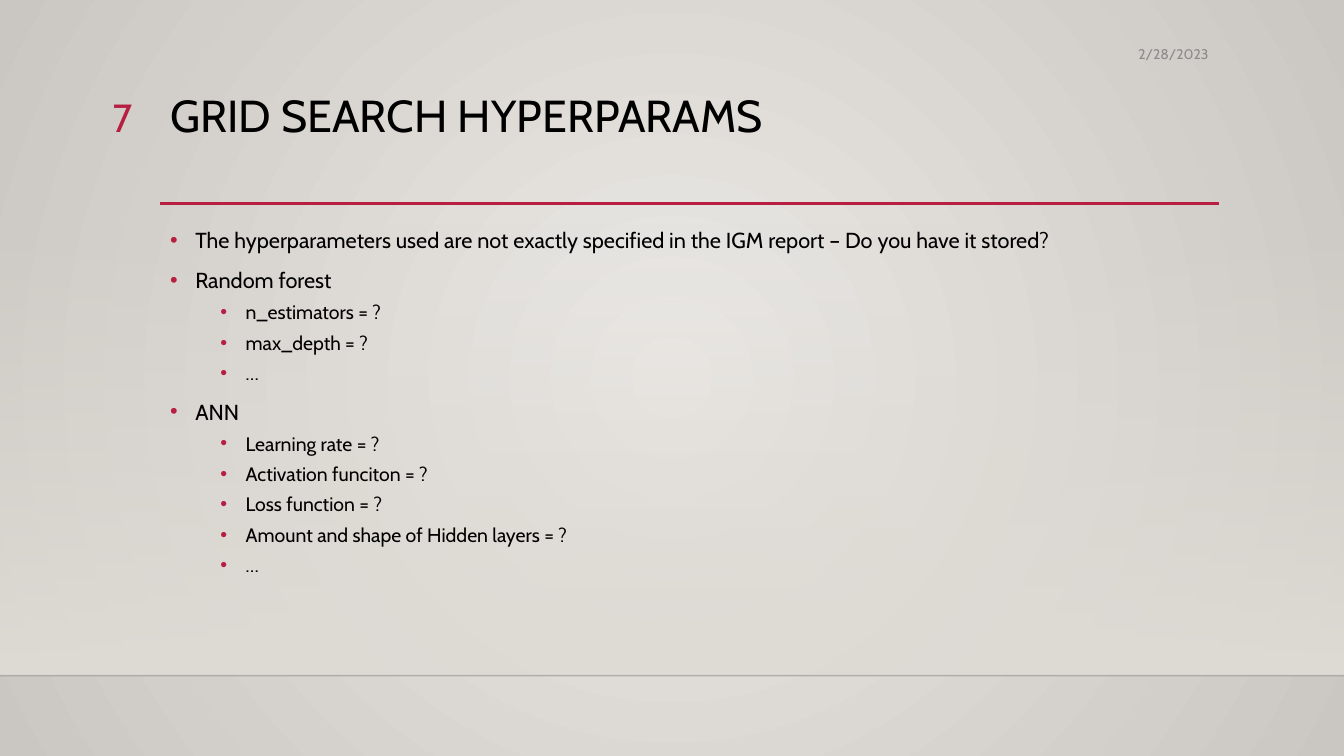
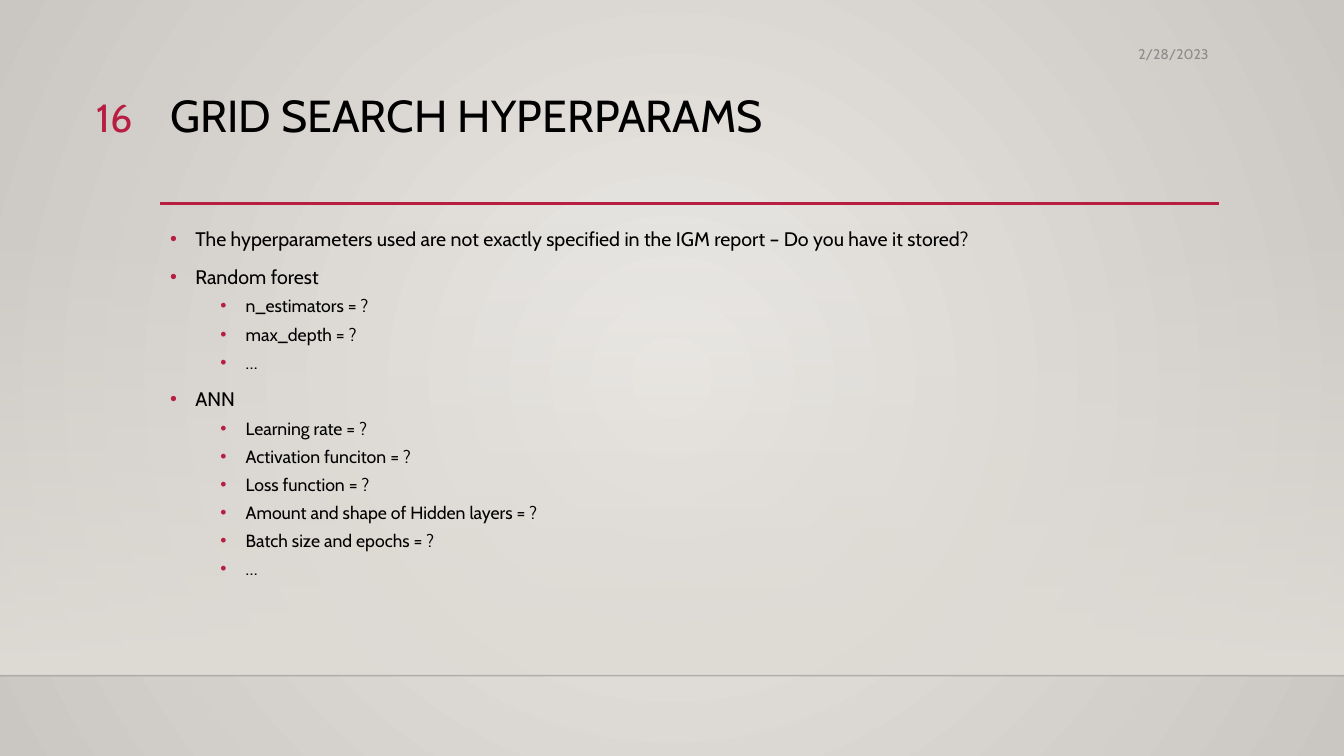
Before and after one commit to sjurmsc/MSC2023, a slide deck: slide 16 of Meeting Presentations/02.03.2023_General_Meeting.pptx (slide 7 before the commit). Drawn at 1344x756 pixels with LibreOffice and Linux fonts; fonts in the diff are those of the drawing; background and template pictures are left out. Boxes give left, top, right and bottom in pixels: in the first picture for what was removed or moved away, otherwise in the second. Text is boxed around its words. In the diff, an @@ line names an element or a change of style, - is before the commit and + after.

```diff
--- a/Meeting Presentations/02.03.2023_General_Meeting.pptx
+++ b/Meeting Presentations/02.03.2023_General_Meeting.pptx
@@ page number at (x1=96, y1=104, x2=132, y2=133): text changed @@
-7
+16
@@ text at (x1=195, y1=231, x2=968, y2=524): size 15.5 to 14 pt in "The hyperparameters used are not exactly specified ...", "Random forest", "ANN"; size 13.9 to 12.6 pt in "n_estimators = ?", "max_depth = ?", "…", "Learning rate = ?" and 4 more places @@
@@ text at (x1=246, y1=533, x2=409, y2=552): paragraph added @@
+  • Batch size and epochs = ?
```
Also in this commit, not shown: 1 other slide changed, 10 slides added.
